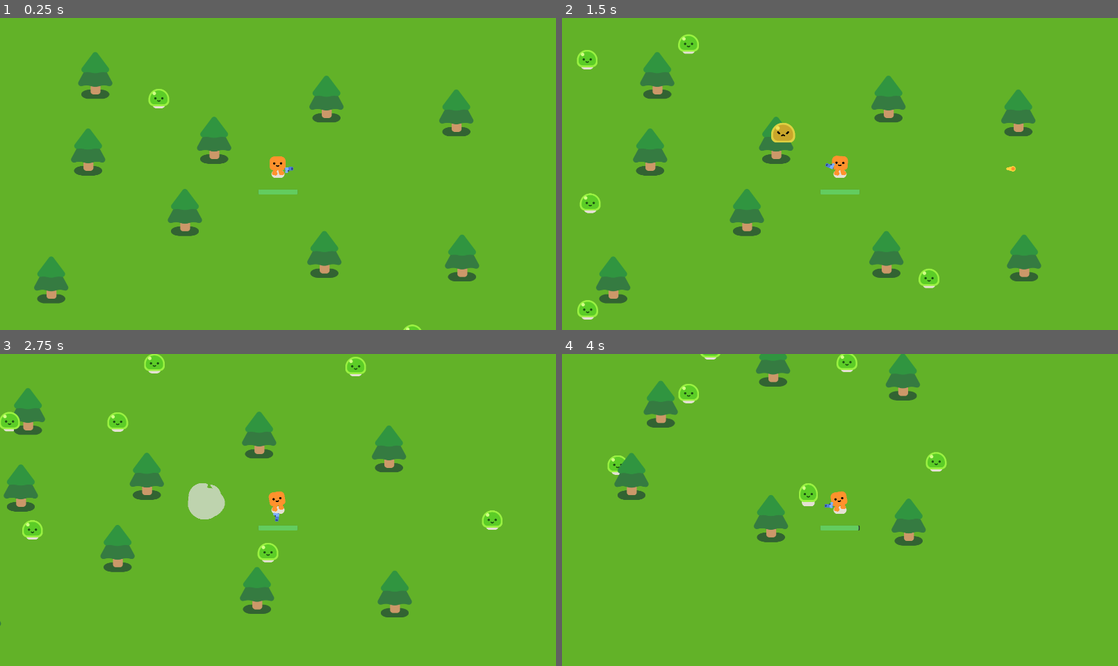
Above: before the commit, frames 1-4 (two rows, left to right).
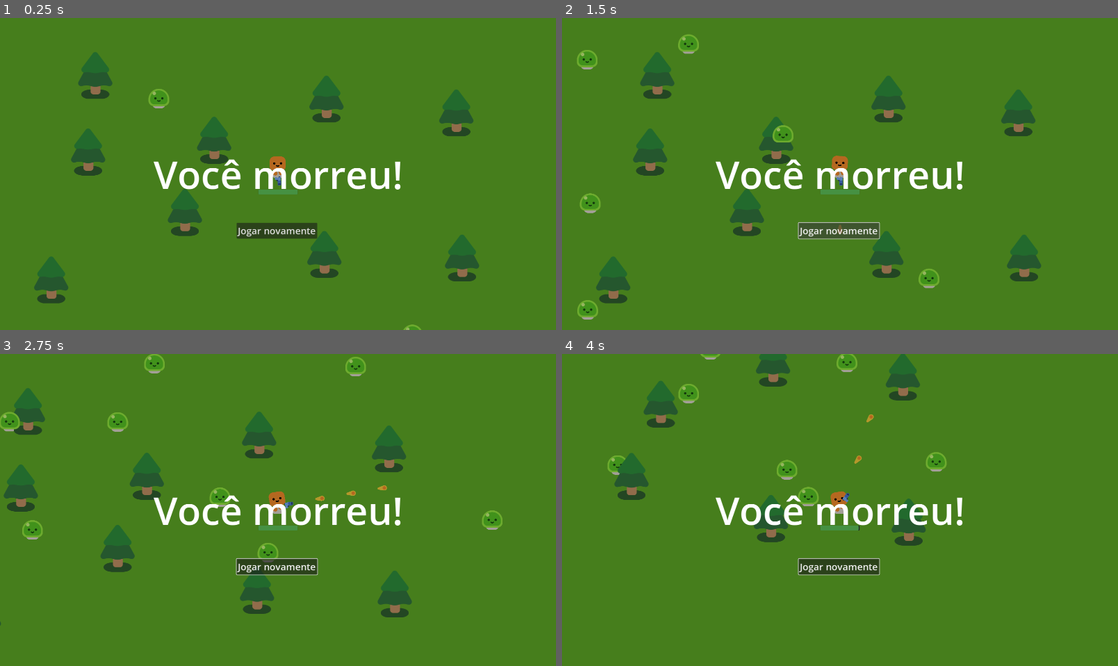
Above: after the commit, the same moments.

Repository: ferr-ffk/vampire-survivor
Game: Godot game, scene res://scenes/survivor.tscn
Same seed, same stepped clock (60 frames per second), same inputs: the game is played once before the commit and once after it.
Inputs (mouse positions are in pixels of both pictures, inside the frame that each line leads up to):
- Up to frame 1 (0.25 s): no input
- Up to frame 2 (1.5 s): click (840, 230) at 0.5 s, where only the run after the commit has a clickable "Jogar novamente"; click (840, 230) at 1.25 s, where only the run after the commit has a clickable "Jogar novamente"
- Up to frame 3 (2.75 s): move the mouse to (400, 494) at 2.02 s; press the mouse at (400, 494) at 2.03 s; hold D (move_right) from 2.03 s (still down)
- Up to frame 4 (4 s): move the mouse to (728, 525) at 2.77 s; release D (move_right) at 2.78 s; release the mouse at (728, 525) at 2.78 s; hold S (move_down) 2.78-3.53 s; click (728, 525) at 2.85 s; move the mouse to (895, 441) at 3.52 s; press the mouse at (895, 441) at 3.53 s; hold D (move_right) from 3.53 s (still down)

The runs differ from the first frame. In frame 1, 100% of the frame differs, in the area x 0-100%, y 0-100%; in frame 2, 100%; in frame 3, 100%; in frame 4, 100%.

Commit message:
Criação de lógica de tiro por mouse

Diff:
--- a/assets/weapons/pistol.gd
+++ b/assets/weapons/pistol.gd
@@ -2,14 +2,17 @@
 
 @export var dano = Game.pistol_dano
 
+var posicao_mouse = null
+
+@onready var timer = %Timer
+
+func _process(delta):
+	if Input.is_action_pressed("shoot") and timer.is_stopped():
+		shoot()
+
 func _physics_process(delta):
-	var inimigos = get_overlapping_bodies()
-
-	if inimigos.size() > 0:
-		# seleciona o inimigo mais perto
-		var inimigo_em_alvo = inimigos.front()
-
-		look_at(inimigo_em_alvo.global_position)
+	posicao_mouse = get_global_mouse_position()
+	look_at(posicao_mouse)
 
 func shoot():
 	# cria um node de bala e adiciona ao marker 'ShootingPoint' do cano da arma
@@ -21,7 +24,7 @@
 	bala.global_rotation = %ShootingPoint.global_rotation
 
 	%ShootingPoint.add_child(bala)
-
+	timer.start()
 
 func _on_timer_timeout():
-	shoot()
+	pass
--- a/assets/weapons/pistol.tscn
+++ b/assets/weapons/pistol.tscn
@@ -27,7 +27,9 @@
 position = Vector2(35, -11)
 
 [node name="Timer" type="Timer" parent="."]
-wait_time = 0.4
+unique_name_in_owner = true
+wait_time = 0.2
+one_shot = true
 autostart = true
 
 [connection signal="timeout" from="Timer" to="." method="_on_timer_timeout"]
--- a/scenes/Main.gd
+++ b/scenes/Main.gd
@@ -24,3 +24,8 @@
 	%GameOverScreen.visible = true
 
 	get_tree().paused = true
+
+
+
+func _on_play_again_button_pressed():
+	pass
--- a/scenes/survivor.tscn
+++ b/scenes/survivor.tscn
@@ -17,7 +17,6 @@
 
 [node name="GameOverScreen" type="CanvasLayer" parent="."]
 unique_name_in_owner = true
-visible = false
 
 [node name="ColorRect" type="ColorRect" parent="GameOverScreen"]
 anchors_preset = 8
@@ -47,9 +46,25 @@
 grow_horizontal = 2
 grow_vertical = 2
 theme_override_font_sizes/font_size = 126
-text = "Game Over!"
+text = "Você morreu!"
 horizontal_alignment = 1
 vertical_alignment = 1
+
+[node name="PlayAgainButton" type="Button" parent="GameOverScreen/ColorRect"]
+layout_mode = 1
+anchors_preset = 8
+anchor_left = 0.5
+anchor_top = 0.5
+anchor_right = 0.5
+anchor_bottom = 0.5
+offset_left = -136.0
+offset_top = 160.0
+offset_right = 128.0
+offset_bottom = 212.0
+grow_horizontal = 2
+grow_vertical = 2
+theme_override_font_sizes/font_size = 31
+text = "Jogar novamente"
 
 [node name="Background" type="CanvasLayer" parent="."]
 layer = -1
@@ -115,5 +130,6 @@
 wait_time = 2.0
 autostart = true
 
+[connection signal="pressed" from="GameOverScreen/ColorRect/PlayAgainButton" to="." method="_on_play_again_button_pressed"]
 [connection signal="vida_zerada" from="Player" to="." method="_on_player_vida_zerada"]
 [connection signal="timeout" from="Timer" to="." method="_on_timer_timeout"]
